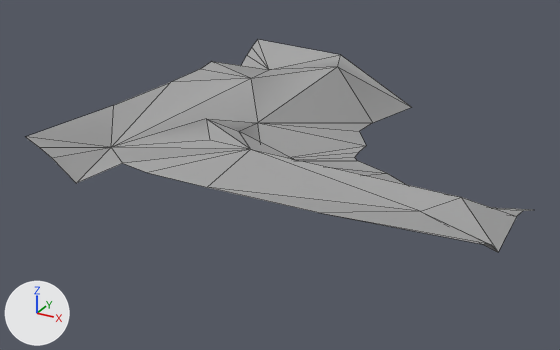
A saved change to the glTF model Rogue-Robots/Assets/Models/ModularBlocks/FloorCornerCliff1.gltf.
Camera for both pictures: a 50 mm lens placed at (3.72, -8.08, 3.72), pointed at (-0.51, -0.38, -0.13). Every picture has the same lights, and +X, +Y and +Z are marked at lower left. Mesh edges are drawn as thin lines. Vertices at the same position are counted once.

Objects in the first picture: 'FloorCornerCliff1'.
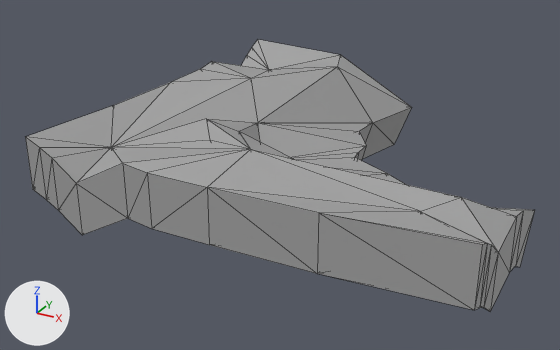
Where the change shows, as pixel boxes (x1, y1, x2, y2) in the pictures (560 x 350 px):
'FloorCornerCliff1', reshaped (28% taller)
    before: (26, 39, 529, 252)
    after: (25, 39, 535, 312)
part 1 of me_scene_015, built on
    before: (296, 157, 385, 173)
    after: (25, 107, 535, 312)

The change, as a diff of the scene's bpy script:
```diff
--- a/Rogue-Robots/Assets/Models/ModularBlocks/FloorCornerCliff1.gltf.py
+++ b/Rogue-Robots/Assets/Models/ModularBlocks/FloorCornerCliff1.gltf.py
@@ me_scene_015 @@
 # used by ob_floorcornercliff1; location = (0.0, 0.0, 0.0)
-me_scene_015.from_pydata(...)  # 47 vertices, 58 faces; spans x -2.5..2.5, y -2.5..2.5, z 0.0..0.75
+me_scene_015.from_pydata(...)  # 92 vertices, 318 faces; spans x -2.5..2.5, y -2.5..2.5, z -0.62..0.75
+# me_scene_015 part 1
+# 1 vertex is removed from x 0.26, y 0.21, z 0.0
+# 2 faces are deleted
+# 10 vertices are added at x -0.31..2.46, y -0.56..2.47, z -0.62
+# 20 new vertices lie (0.0, 0.0, -0.62) away from vertices in x -2.5..2.5, y -2.5..2.5, z 0.12..0.75
+# 16 new vertices lie (0.0, 0.0, -0.63) away from vertices in x -2.5..2.5, y -2.5..2.31, z 0.27..0.73
+# 262 new faces join them
 me_scene_015.materials.append(mat_pp_standard_material_021)
```
